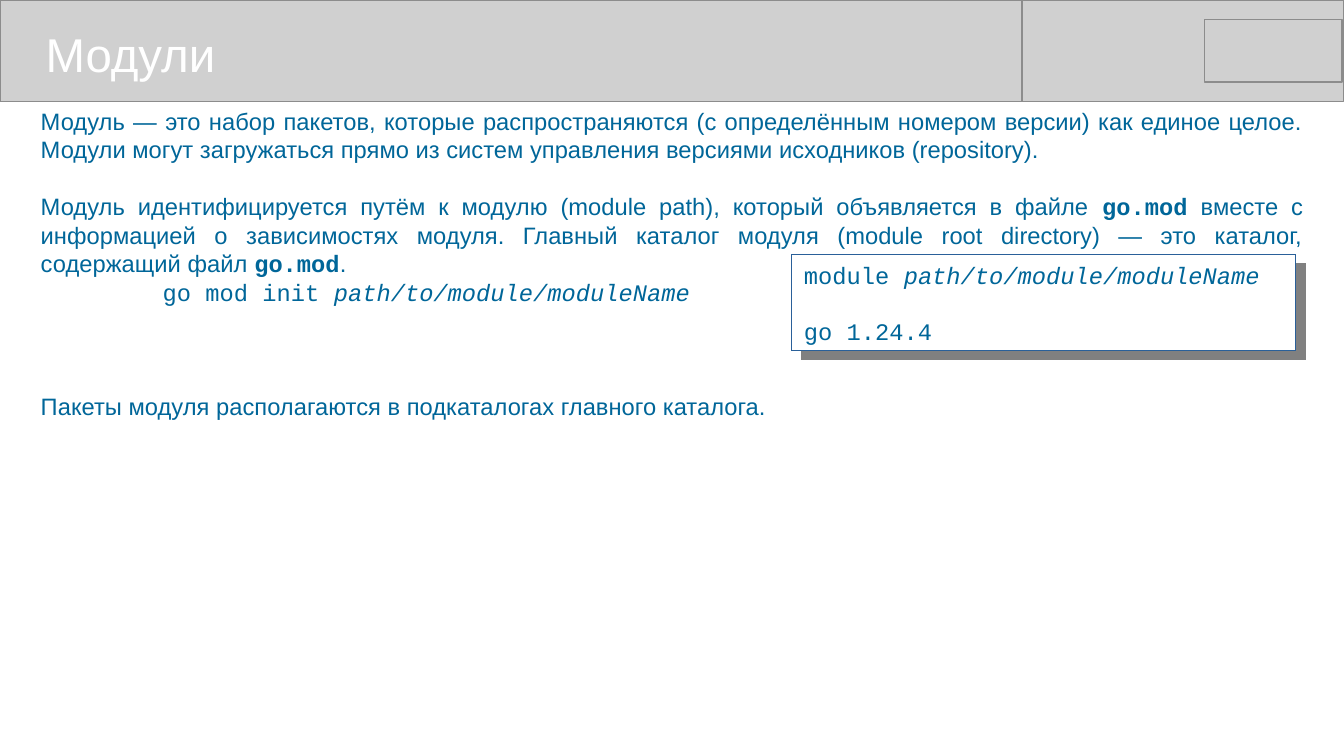
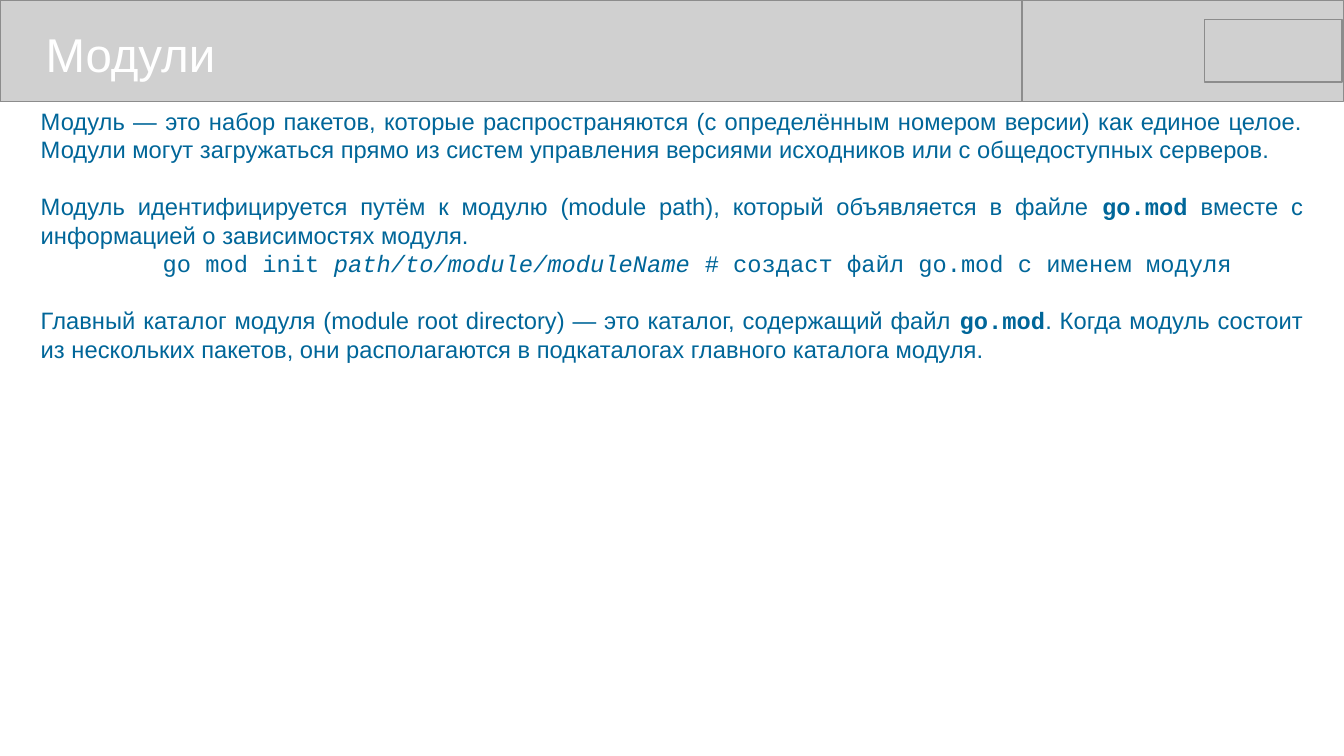
Before and after one commit to mike-shock/Go_language, a slide deck: slide 40 of Go_Review.odp (slide 39 before the commit). Drawn at 1344x756 pixels with LibreOffice and Linux fonts; fonts in the diff are those of the drawing; grey boxes stand for pictures. Boxes give left, top, right and bottom in pixels: in the first picture for what was removed or moved away, otherwise in the second. Text is boxed around its words. In the diff, an @@ line names an element or a change of style, - is before the commit and + after.

```diff
--- a/Go_Review.odp
+++ b/Go_Review.odp
@@ text at [41, 112, 1303, 363]: text changed @@
-Модуль — это набор пакетов, которые распространяются (с определённым номером версии) как единое целое. Модули могут загружаться прямо из систем управления версиями исходников (repository).
-Модуль идентифицируется путём к модулю (module path), который объявляется в файле go.mod вместе с информацией о зависимостях модуля. Главный каталог модуля (module root directory) — это каталог, содержащий файл go.mod.
-go mod init path/to/module/moduleName
-Пакеты модуля располагаются в подкаталогах главного каталога.
+Модуль — это набор пакетов, которые распространяются (с определённым номером версии) как единое целое. Модули могут загружаться прямо из систем управления версиями исходников или с общедоступных серверов.
+Модуль идентифицируется путём к модулю (module path), который объявляется в файле go.mod вместе с информацией о зависимостях модуля.
+go mod init path/to/module/moduleName # создаст файл go.mod с именем модуля
+Главный каталог модуля (module root directory) — это каталог, содержащий файл go.mod. Когда модуль состоит из нескольких пакетов, они располагаются в подкаталогах главного каталога модуля.
@@ rectangle removed at [793, 255, 1296, 351] @@
-module path/to/module/moduleName
-go 1.24.4
```
Also in this commit, not shown: 3 other slides changed, 1 slide added.
